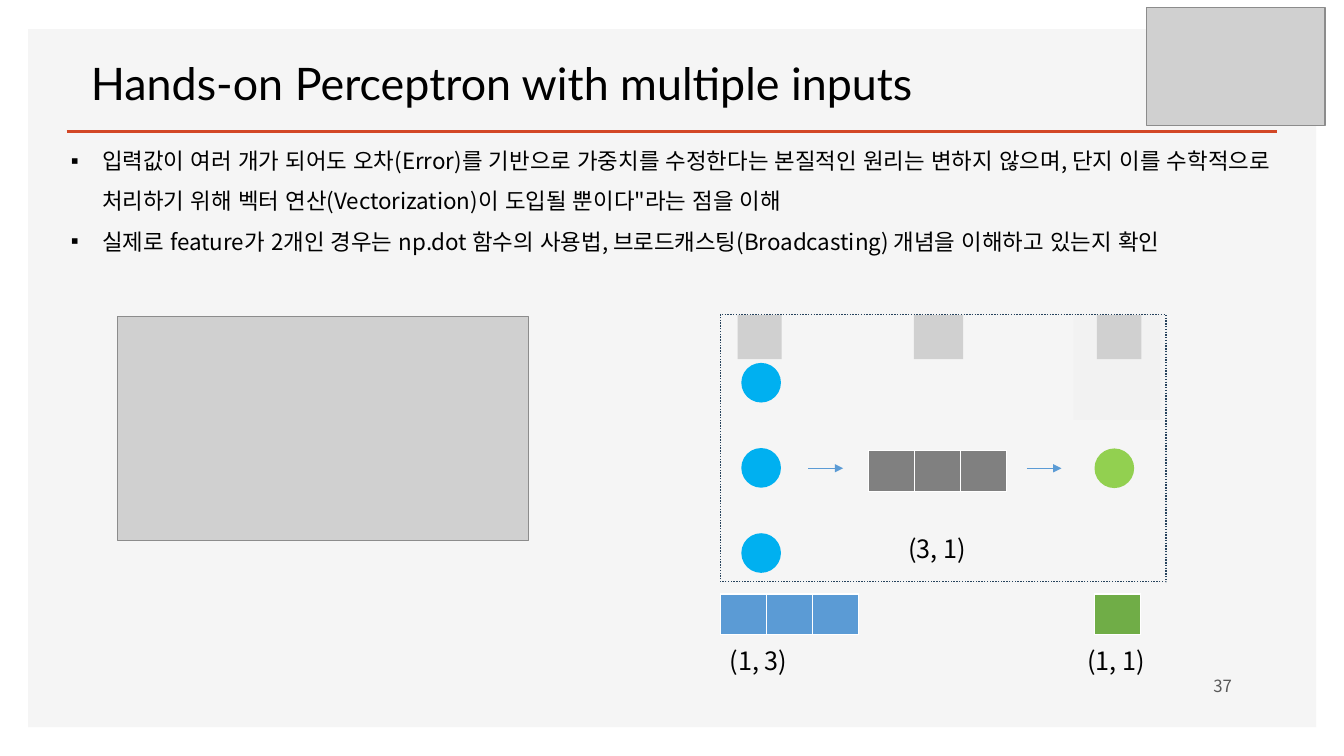
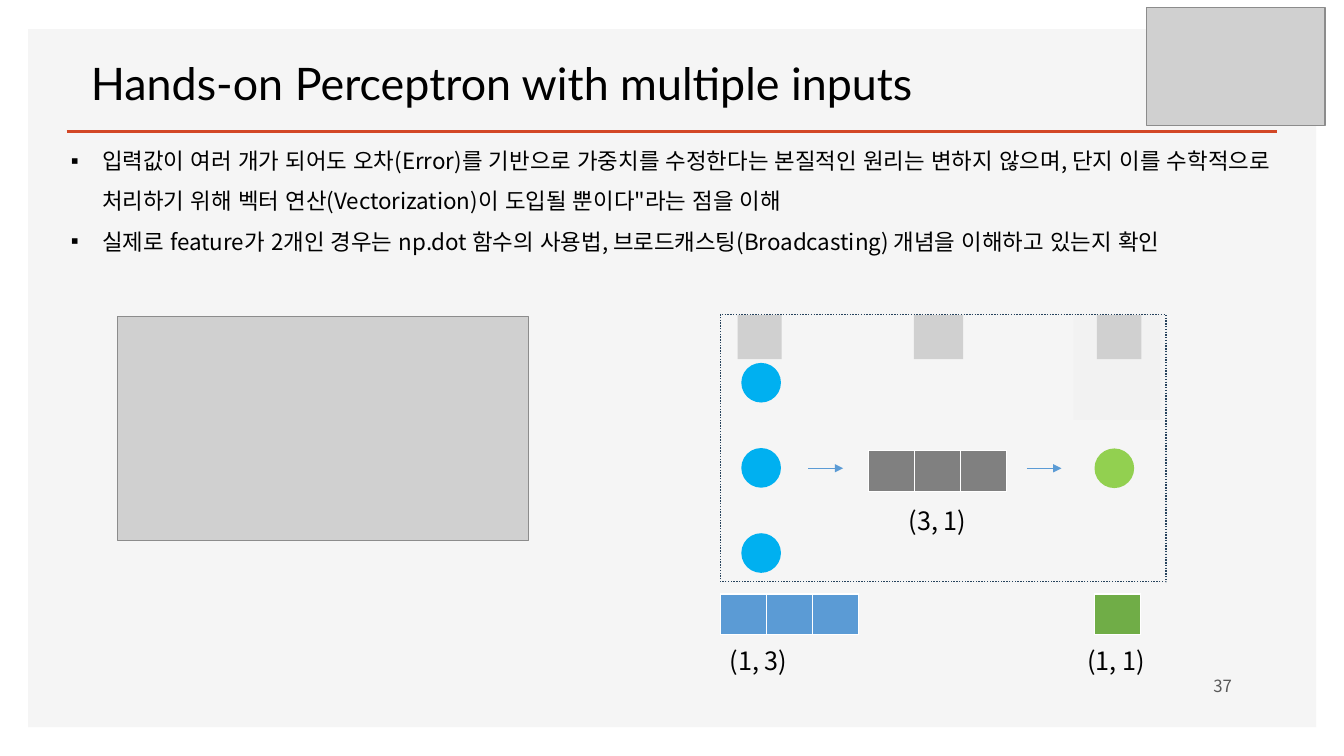
Before and after one commit to ancestor9/mathematics-for-machine-learning, a slide deck: slide 37 of Linear_Algebra/w4_Perceptron_Regression.pptx. Drawn at 1344x756 pixels with LibreOffice and Linux fonts; fonts in the diff are those of the drawing; grey boxes stand for pictures; background and template pictures are left out. Boxes give left, top, right and bottom in pixels: in the first picture for what was removed or moved away, otherwise in the second. Text is boxed around its words. In the diff, an @@ line names an element or a change of style, - is before the commit and + after.

```diff
--- a/Linear_Algebra/w4_Perceptron_Regression.pptx
+++ b/Linear_Algebra/w4_Perceptron_Regression.pptx
@@ text "(3, 1)": place and size @@
-text "(3, 1)" at box(908, 537, 966, 563)
+text "(3, 1)" at box(909, 509, 967, 535)
```
Also in this commit, not shown: 1 slide added.
